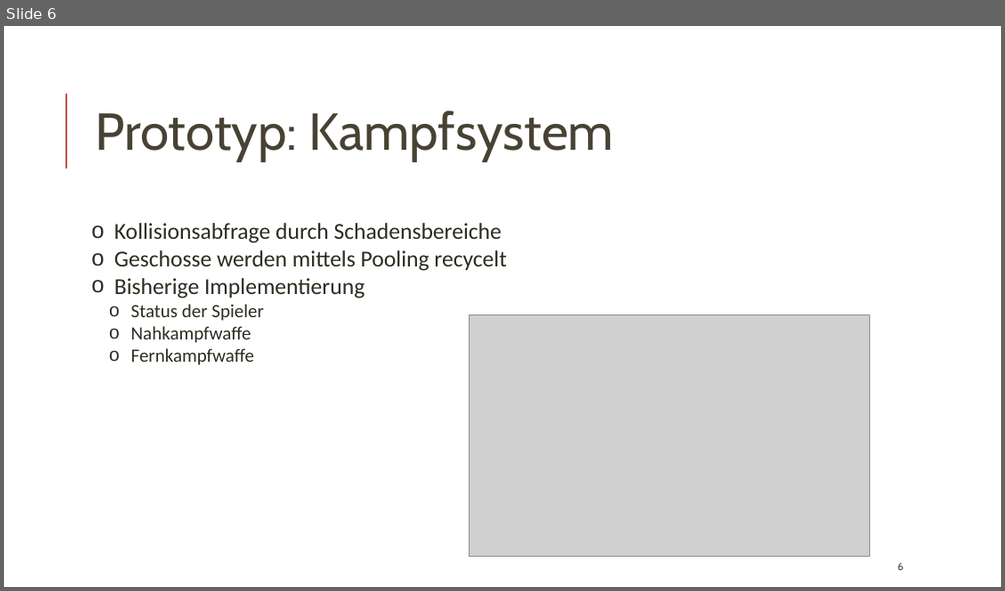
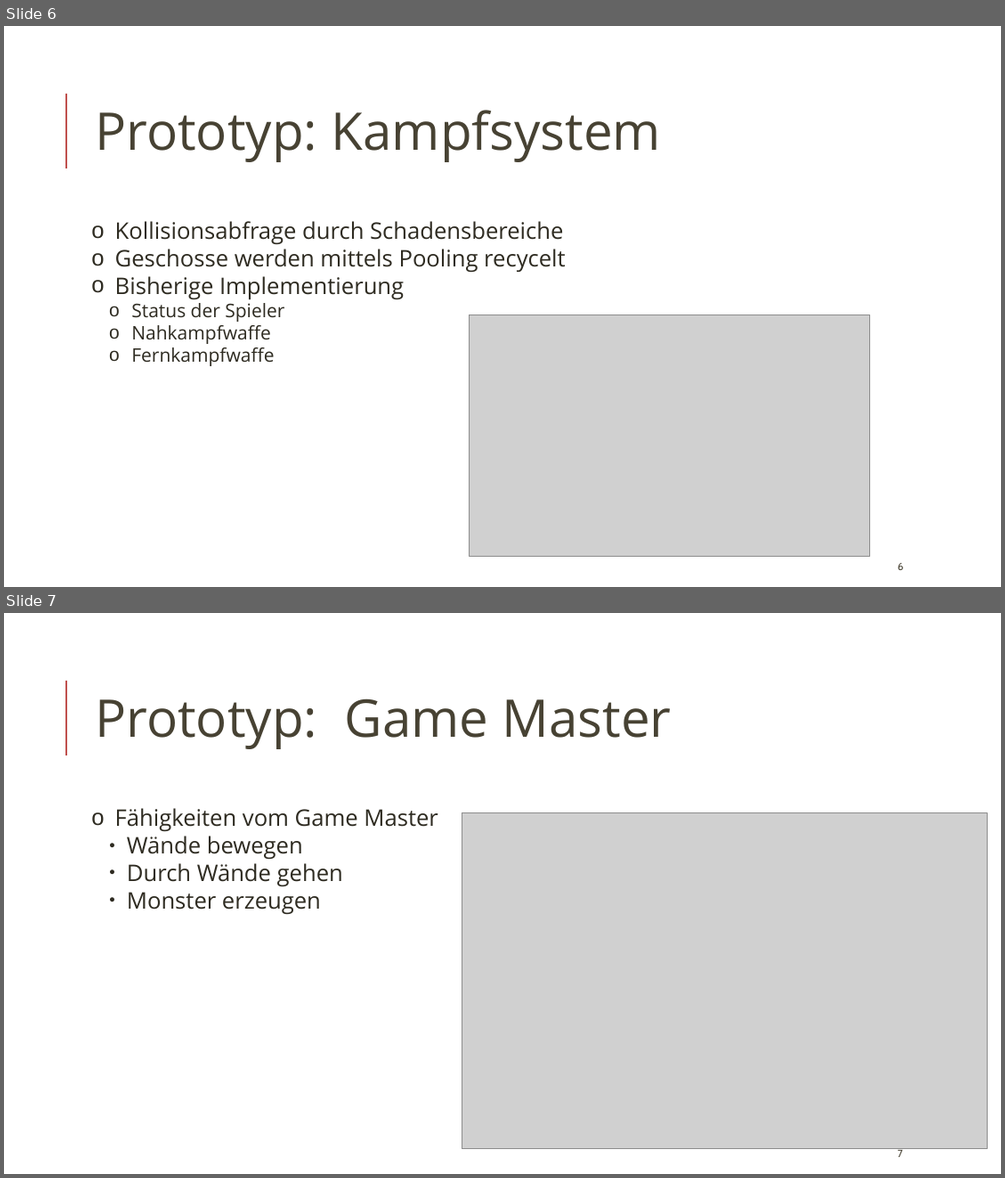
Before and after one commit to philipp-roscher/kpmi-15-2, a slide deck: ProofOfConcept-LOI.pptx. Shown one above the other, each under a label of ours: slide 6 before the commit, slides 6 and 7 after it. The pictures are 1005x591 and 1005x1178 pixels, drawn with LibreOffice and Linux fonts; fonts in the diff are those of the drawing; grey boxes stand for pictures. Boxes give left, top, right and bottom in pixels: in the first picture for what was removed or moved away, otherwise in the second. Text is boxed around its words. In the diff, an @@ line names an element or a change of style, - is before the commit and + after.

```diff
--- a/ProofOfConcept-LOI.pptx
+++ b/ProofOfConcept-LOI.pptx
@@ slide 7 added at (4,613,1001,1174), background #FFFFFF; not listed: 1 template element that a slide beside it also shows @@
@@ text added at (95,698,672,749), 50 pt, text #474233 @@
+Prototyp: Game Master
@@ text added at (115,808,437,914), 22 pt, text #2E2B21 @@
+o Fähigkeiten vom Game Master
+  ● Wände bewegen
+  ● Durch Wände gehen
+  ● Monster erzeugen
@@ picture added at (462,813,987,1149) @@
@@ page number added at (898,1148,903,1157), 10 pt, text #474233 @@
+7
@@ slide 6 changed as well @@
@@ text "Prototyp: Kampfsystem" at (95,110,661,162): font Cabin to Open Sans @@
@@ text "Kollisionsabfrage durch Schadensbereiche" at (115,221,565,366): font Calibri to Open Sans @@
```
Also in this commit, not shown: 6 other slides changed, 2 other files.
